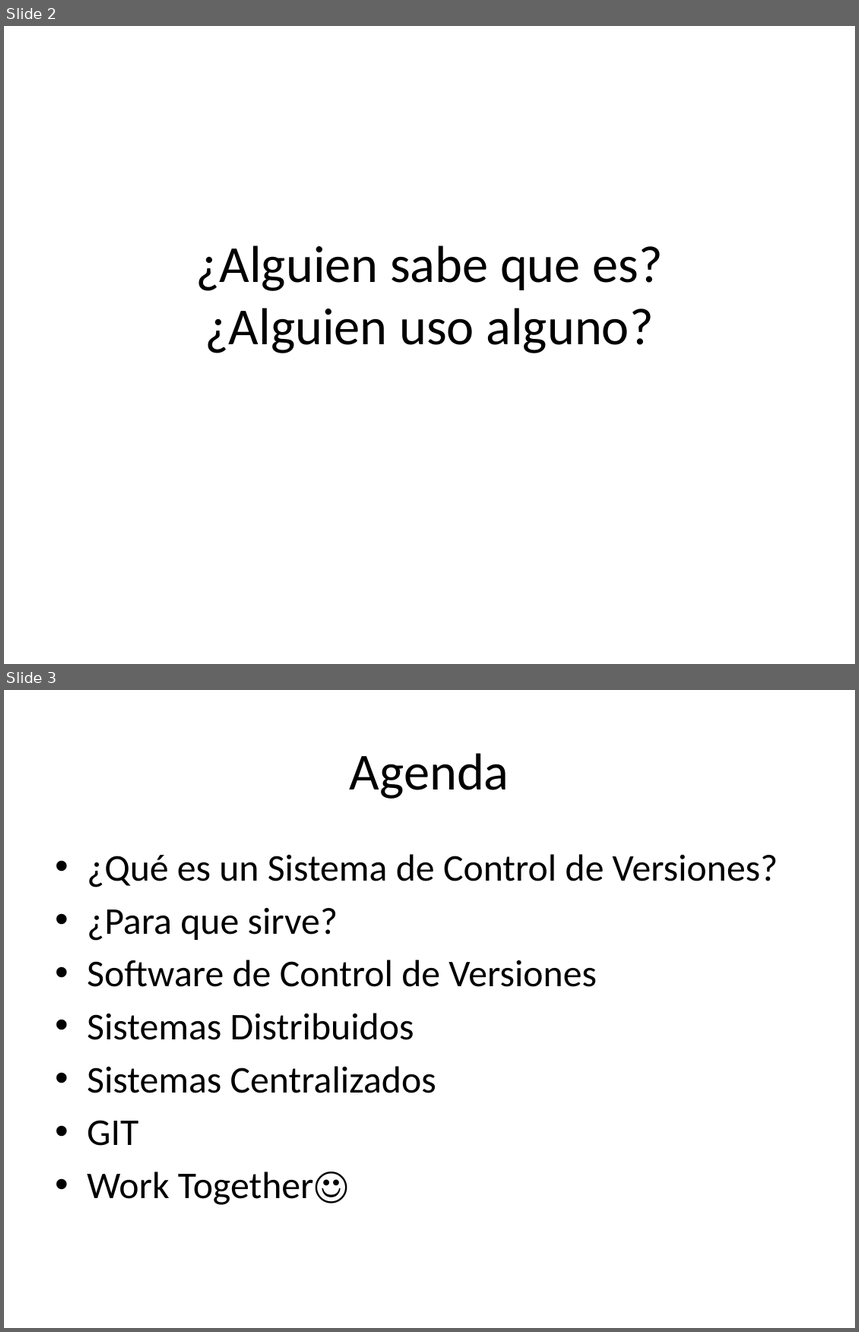
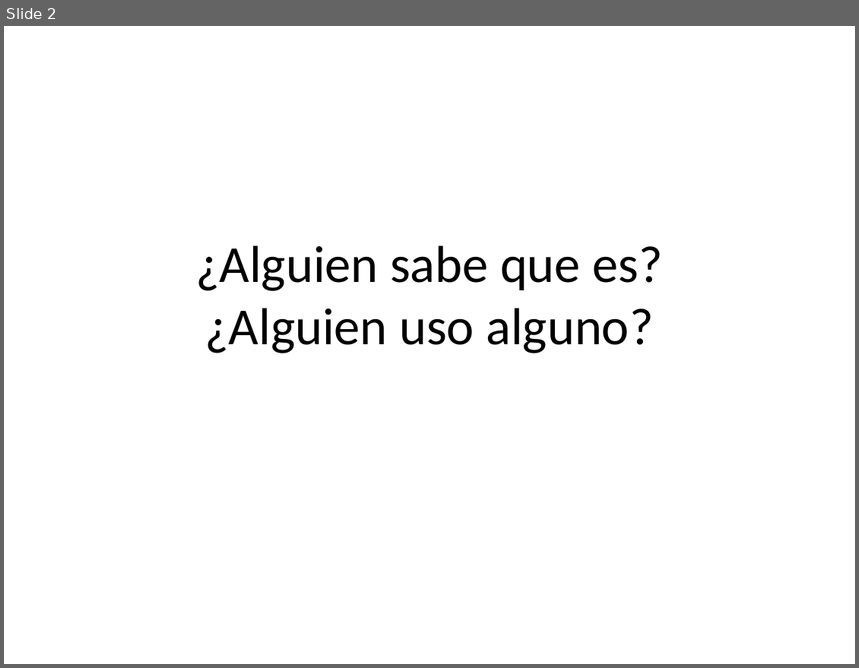
Before and after one commit to Unicen-Tuari/ProgramacionWeb2-2012, a slide deck: Clases/SMTP Server/Configuracion de un SMTP.pptx. Shown one above the other, each under a label of ours: slides 2 and 3 before the commit, slide 2 after it. The pictures are 859x1332 and 859x668 pixels, drawn with LibreOffice and Linux fonts; fonts in the diff are those of the drawing. Boxes give left, top, right and bottom in pixels: in the first picture for what was removed or moved away, otherwise in the second. Text is boxed around its words. In the diff, an @@ line names an element or a change of style, - is before the commit and + after.

```diff
--- a/Clases/SMTP Server/Configuracion de un SMTP.pptx
+++ b/Clases/SMTP Server/Configuracion de un SMTP.pptx
@@ slide 3 removed at (4, 690, 855, 1328), background #FFFFFF @@
@@ title removed at (350, 753, 509, 799) @@
-Agenda
@@ text removed at (87, 854, 778, 1205) @@
-• ¿Qué es un Sistema de Control de Versiones?
-• ¿Para que sirve?
-• Software de Control de Versiones
-• Sistemas Distribuidos
-• Sistemas Centralizados
-• GIT
-• Work Together☺
```
Also in this commit, not shown: 1 slide changed, 20 slides added, 32 other slides removed, 1 other file.
